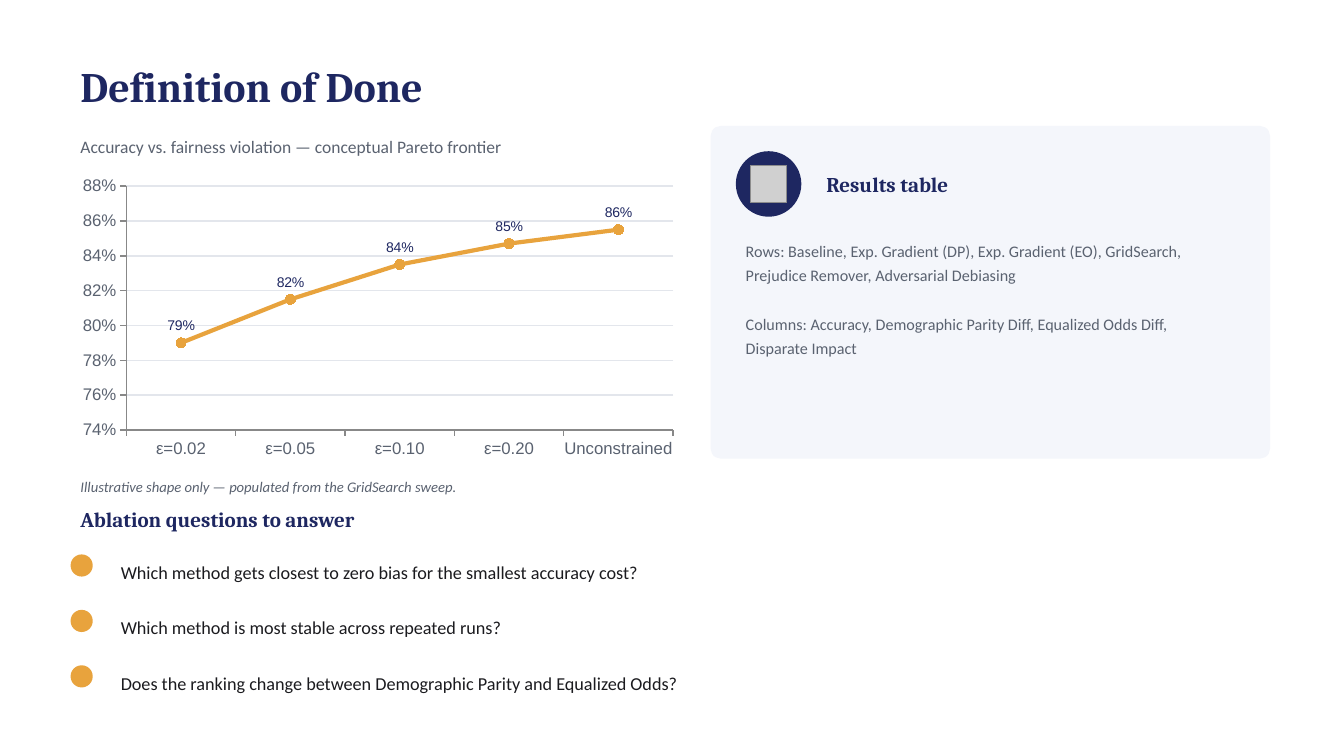
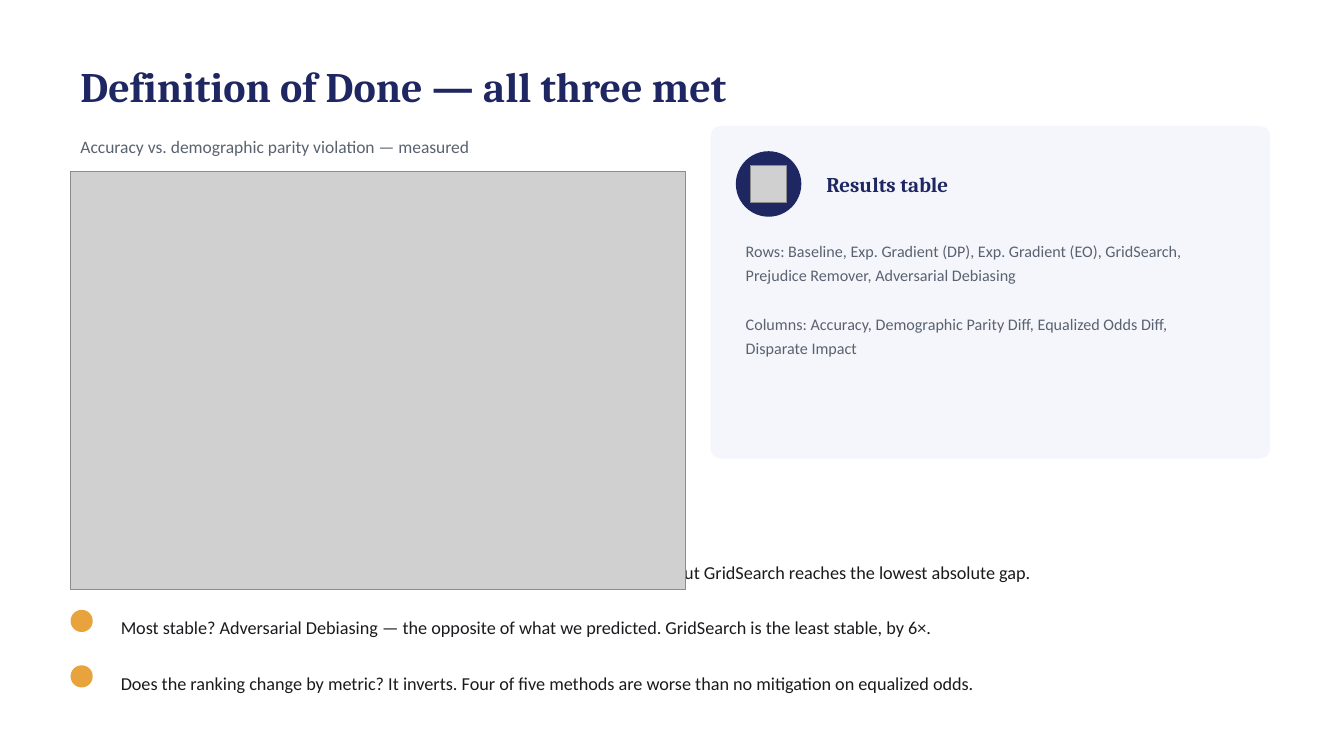
Before and after one commit to Dheirav/who-pays-for-fairness, a slide deck: slide 12 of bias_mitigation_plan.pptx. Drawn at 1344x756 pixels with LibreOffice and Linux fonts; fonts in the diff are those of the drawing; grey boxes stand for pictures. Boxes give left, top, right and bottom in pixels: in the first picture for what was removed or moved away, otherwise in the second. Text is boxed around its words. In the diff, an @@ line names an element or a change of style, - is before the commit and + after.

Commit message:
Upgrade deck to a results deck, add PDF report, multi-seed SHAP
Deck (12 -> 20 slides). Four factual problems fixed, each of which would have
been wrong in front of an audience:

* slides 3 and 12 carried charts captioned "Synthetic values for illustration"
  and "Illustrative shape only" -- both now plot real results. Slide 3 gains a
  second series so it shows what one series could not: the model's predicted
  gap is wider than the gap in the data it learned from.
* slide 11 credited aif360 for Prejudice Remover and Adversarial Debiasing.
  Both were implemented from their papers; the slide gave away the project's
  most substantial engineering.
* slide 5 claimed the model "is free to pick up a". It is not -- sex is not in
  the feature matrix. It reaches proxies, which is the sharper claim.
* the deck had no results at all. Eight slides added.

Both deliverables read every number from results/ at build time, so neither can
drift from the experiments the way hand-copied figures do.

New: scripts/build_deck.py, scripts/build_report.py, bias_mitigation_report.pdf
(10 pages, figures embedded, built with reportlab -- no markdown toolchain is
available in this environment).

Multi-seed SHAP, and a bug it exposed:

* run_shap wrote to one shared filename, so each seed silently overwrote the
  last and anything reading the result quoted whichever seed finished last.
  Now per-seed files plus an aggregator (--aggregate-only recombines without
  refitting).
* 5 seeds strengthen the finding rather than dissolving it. ExpGrad-DP raises
  proxy reliance 7.6% +/- 2.3, and its attribution to `relationship` by 151%
  with no overlap between the baseline and mitigated distributions in any seed.
* The mechanism is now precise: the constrained models move attribution OFF
  marital-status (max 89.5% sex-informative) ONTO relationship, whose
  Husband/Wife levels determine sex with certainty for 45.9% of the dataset.
  They do not stop using proxies; they relocate onto the best one.

Also fixed: the Pareto figure's three direct labels shared one hard-coded
offset, so they overprinted each other and the markers they annotate. That
figure appears in both deliverables.

```diff
--- a/bias_mitigation_plan.pptx
+++ b/bias_mitigation_plan.pptx
@@ text at box(80, 72, 726, 103): text changed @@
-Definition of Done
+Definition of Done — all three met
@@ text at box(80, 141, 469, 156): text changed @@
-Accuracy vs. fairness violation — conceptual Pareto frontier
+Accuracy vs. demographic parity violation — measured
@@ line chart removed at box(71, 171, 686, 464) @@
-categories: ε=0.02, ε=0.05, ε=0.10, ε=0.20, Unconstrained
-Series 1: 0.79, 0.81, 0.83, 0.85, 0.85
@@ picture added at box(71, 171, 686, 590) @@
@@ text removed at box(80, 482, 456, 495) @@
-Illustrative shape only — populated from the GridSearch sweep.
@@ text removed at box(80, 512, 354, 532) @@
-Ablation questions to answer
@@ text at box(675, 564, 1030, 584): text changed @@
-Which method gets closest to zero bias for the smallest accuracy cost?
+Closest to zero bias per accuracy point? Prejudice Remover (11.7 pts/pt) — but GridSearch reaches the lowest absolute gap.
@@ text at box(121, 621, 931, 637): text changed @@
-Which method is most stable across repeated runs?
+Most stable? Adversarial Debiasing — the opposite of what we predicted. GridSearch is the least stable, by 6×.
@@ text at box(121, 677, 973, 693): text changed @@
-Does the ranking change between Demographic Parity and Equalized Odds?
+Does the ranking change by metric? It inverts. Four of five methods are worse than no mitigation on equalized odds.
```
Also in this commit, not shown: 3 other slides changed, 8 slides added, 26 other files.
